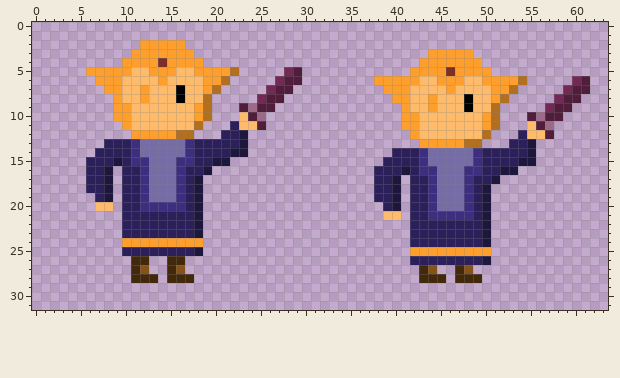
One commit to this pixel-art sprite: ld45/assets/sprites/odin.png. That is the earlier state.
The file is 64x32 pixels.
Once edited:
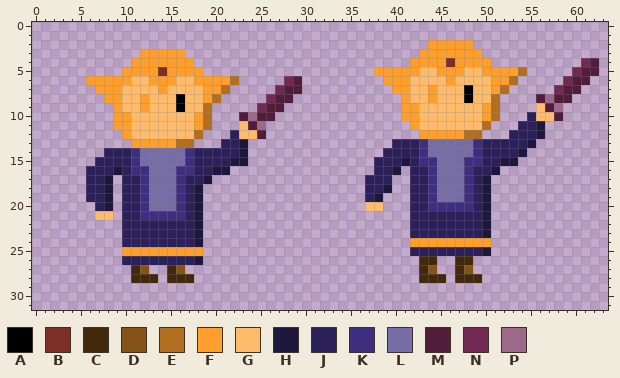
Palette (. is transparent): A #000000  B #7d2e25  C #42290b  D #855317  E #b26f1f  F #fe9e2d  G #febb6c  H #1d163d  J #2b205a  K #3d2e80  L #776da6  M #501d3b  N #722a55  P #9c6a88
Change:
@@ x 0..63 @@
  1 ................................................................
- 2 ............FFFFF...............................................
- 3 ...........FFFFFFF..........................FFFFF...............
- 4 ..........FFFFBFFFF........................FFFFFFF..............
- 5 ......FFFFFGGFFFGGFFFFE.....NM............FFFFBFFFF.............
- 6 .......FFFGGGGFGGGGFFE.....NMM........FFFFFGGFFFGGFFFFE.....NM..
- 7 ........FFGGFGGGAGGFE.....NMM..........FFFGGGGFGGGGFFE.....NMM..
- 8 .........FGGFGGGAGGE.....NMM............FFGGFGGGAGGFE.....NMM...
- 9 .........FFGGGGGGGFE...MPMM..............FGGFGGGAGGE.....NMM....
-10 .........FFGGGGGGGFE...GMP...............FFGGGGGGGFE...MPMM.....
-11 ..........FGGGGGGGE...JGGM...............FFGGGGGGGFE...GMP......
-12 ...........FFFFFEE...JJH..................FGGGGGGGE...JGGM......
-13 ........JJJKLLLLLKJJJJJH...................FFFFFEE...JJH........
-14 .......JJJJKLLLLLKJJJJHH................JJJKLLLLLKJJJJJH........
-15 ......JJJHJKKLLLKKJJHH.................JJJJKLLLLLKJJJJHH........
-16 ......JJH.JJKLLLKJJH..................JJJHJKKLLLKKJJHH..........
-17 ......JJH.JJKLLLKJH...................JJH.JJKLLLKJJH............
-18 ......JJH.JJKLLLKJH...................JJH.JJKLLLKJH.............
-19 .......JH.JJKLLLKJH...................JJH.JJKLLLKJH.............
-20 .......GG.JJKKKKKJH....................JH.JJKLLLKJH.............
-21 ..........JJJJJJJJH....................GG.JJKKKKKJH.............
+ 2 ............................................FFFFF...............
+ 3 ............FFFFF..........................FFFFFFF..............
+ 4 ...........FFFFFFF........................FFFFBFFFF..........NM.
+ 5 ..........FFFFBFFFF...................FFFFFGGFFFGGFFFFE.....NMM.
+ 6 ......FFFFFGGFFFGGFFFFE.....NM.........FFFGGGGFGGGGFFE.....NMM..
+ 7 .......FFFGGGGFGGGGFFE.....NMM..........FFGGFGGGAGGFE.....NMM...
+ 8 ........FFGGFGGGAGGFE.....NMM............FGGFGGGAGGE....MPMM....
+ 9 .........FGGFGGGAGGE.....NMM.............FFGGGGGGGFE....GMP.....
+10 .........FFGGGGGGGFE...MPMM..............FFGGGGGGGFE...JGGM.....
+11 .........FFGGGGGGGFE...GMP................FGGGGGGGE...JJH.......
+12 ..........FGGGGGGGE...JGGM.................FFFFFEE...JJJH.......
+13 ...........FFFFFEE...JJH................JJJKLLLLLKJJJJJH........
+14 ........JJJKLLLLLKJJJJJH...............JJJJKLLLLLKJJJJH.........
+15 .......JJJJKLLLLLKJJJJHH..............JJJHJKKLLLKKJJHH..........
+16 ......JJJHJKKLLLKKJJHH................JJH.JJKLLLKJJH............
+17 ......JJH.JJKLLLKJJH.................JJJ..JJKLLLKJH.............
+18 ......JJH.JJKLLLKJH..................JJH..JJKLLLKJH.............
+19 ......JJH.JJKLLLKJH..................JH...JJKLLLKJH.............
+20 .......JH.JJKLLLKJH..................GG...JJKKKKKJH.............
+21 .......GG.JJKKKKKJH.......................JJJJJJJJH.............
 22 ..........JJJJJJJJH.......................JJJJJJJJH.............
 23 ..........JJJJJJJJH.......................JJJJJJJJH.............
-24 ..........FFFFFFFFF.......................JJJJJJJJH.............
-25 ..........JJJJJJJJH.......................FFFFFFFFF.............
-26 ...........CC..CC.........................JJJJJJJJH.............
+24 ..........JJJJJJJJH.......................FFFFFFFFF.............
+25 ..........FFFFFFFFF.......................JJJJJJJJH.............
+26 ..........JJJJJJJJH........................CC..CC...............
 27 ...........CD..CD..........................CD..CD...............
Pixel boxes of the changes (left, top, right, bottom) in both pictures:
changed: (86, 40, 302, 265)
changed: (365, 40, 599, 265)
